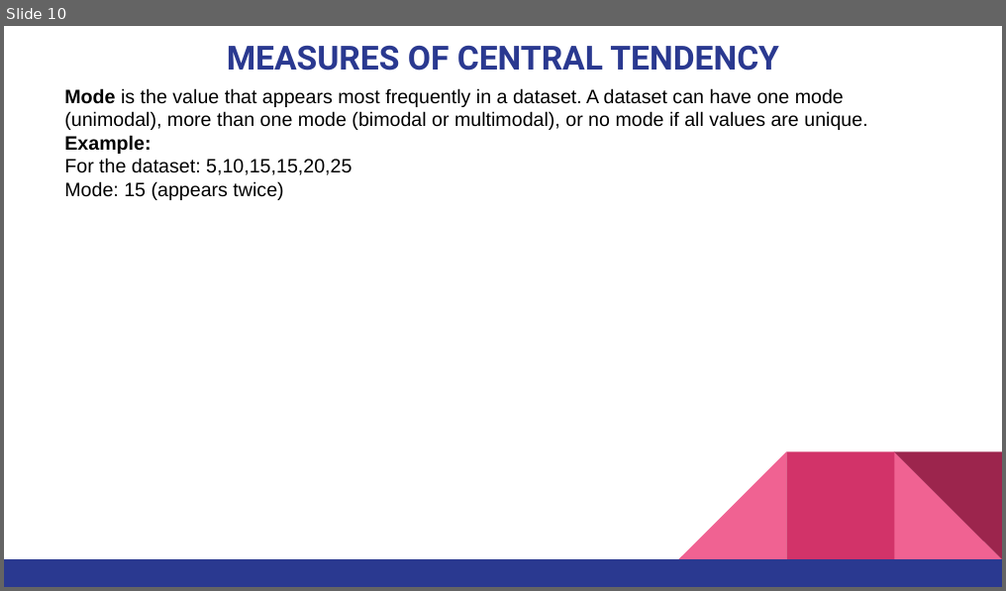
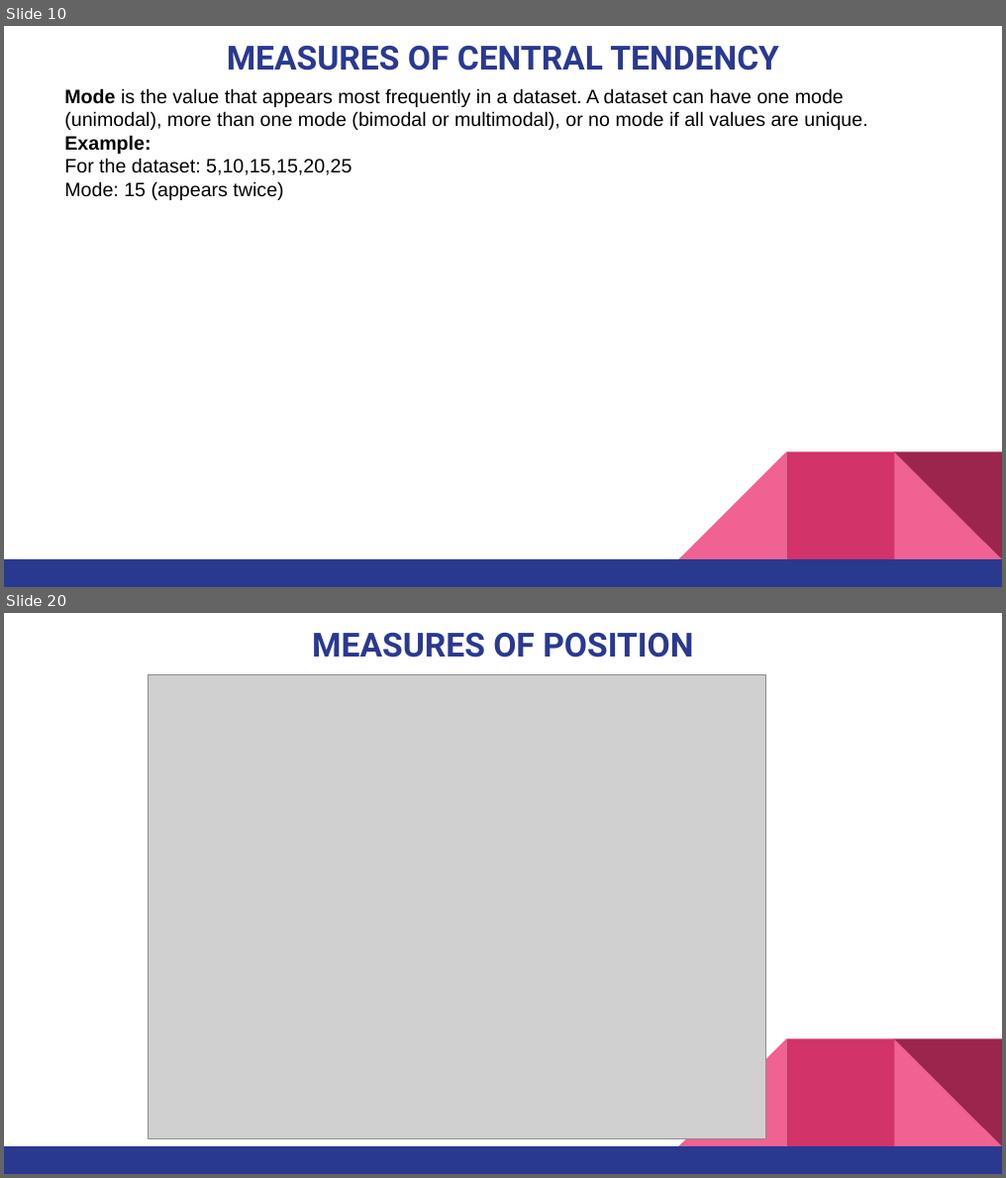
Before and after one commit to pnytrainingrepo/artificial-intelligence, a slide deck: AI-DataScience.pptx. Shown one above the other, each under a label of ours: slide 10 before the commit, slides 10 and 20 after it; the slides between them are not shown. The pictures are 1006x591 and 1006x1178 pixels, drawn with LibreOffice and Linux fonts; fonts in the diff are those of the drawing; grey boxes stand for pictures. Boxes give left, top, right and bottom in pixels: in the first picture for what was removed or moved away, otherwise in the second. Text is boxed around its words. In the diff, an @@ line names an element or a change of style, - is before the commit and + after.

```diff
--- a/AI-DataScience.pptx
+++ b/AI-DataScience.pptx
@@ slide 20 added at bbox=[4, 613, 1002, 1174], background #FFFFFF; not listed: 5 template elements that a slide beside it also shows @@
@@ title added at bbox=[312, 632, 693, 658], 24 pt, text #2A3990, bold @@
+MEASURES OF POSITION
@@ picture added at bbox=[149, 674, 765, 1140] @@
```
Also in this commit, not shown: 2 slides changed, 10 other slides added, 8 other files.
